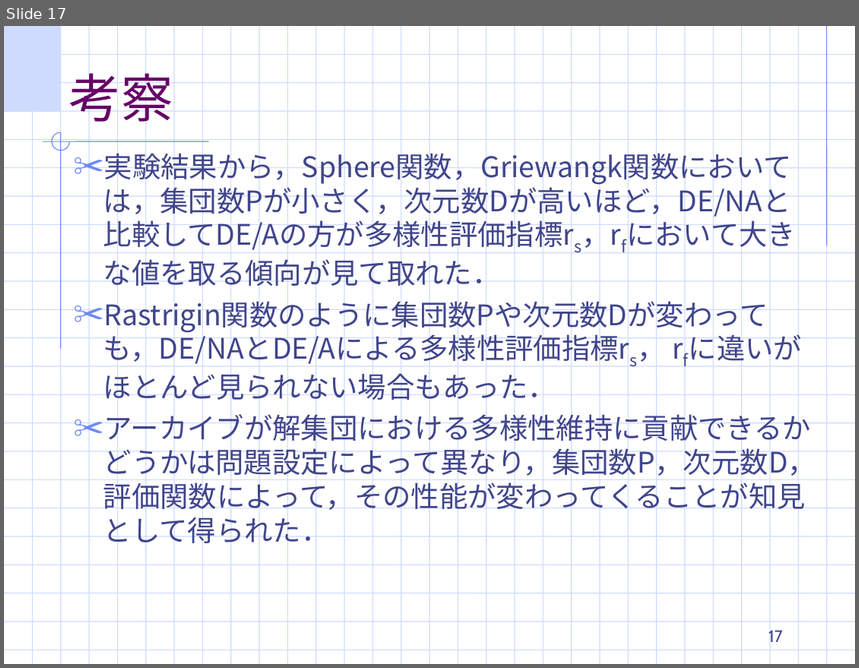
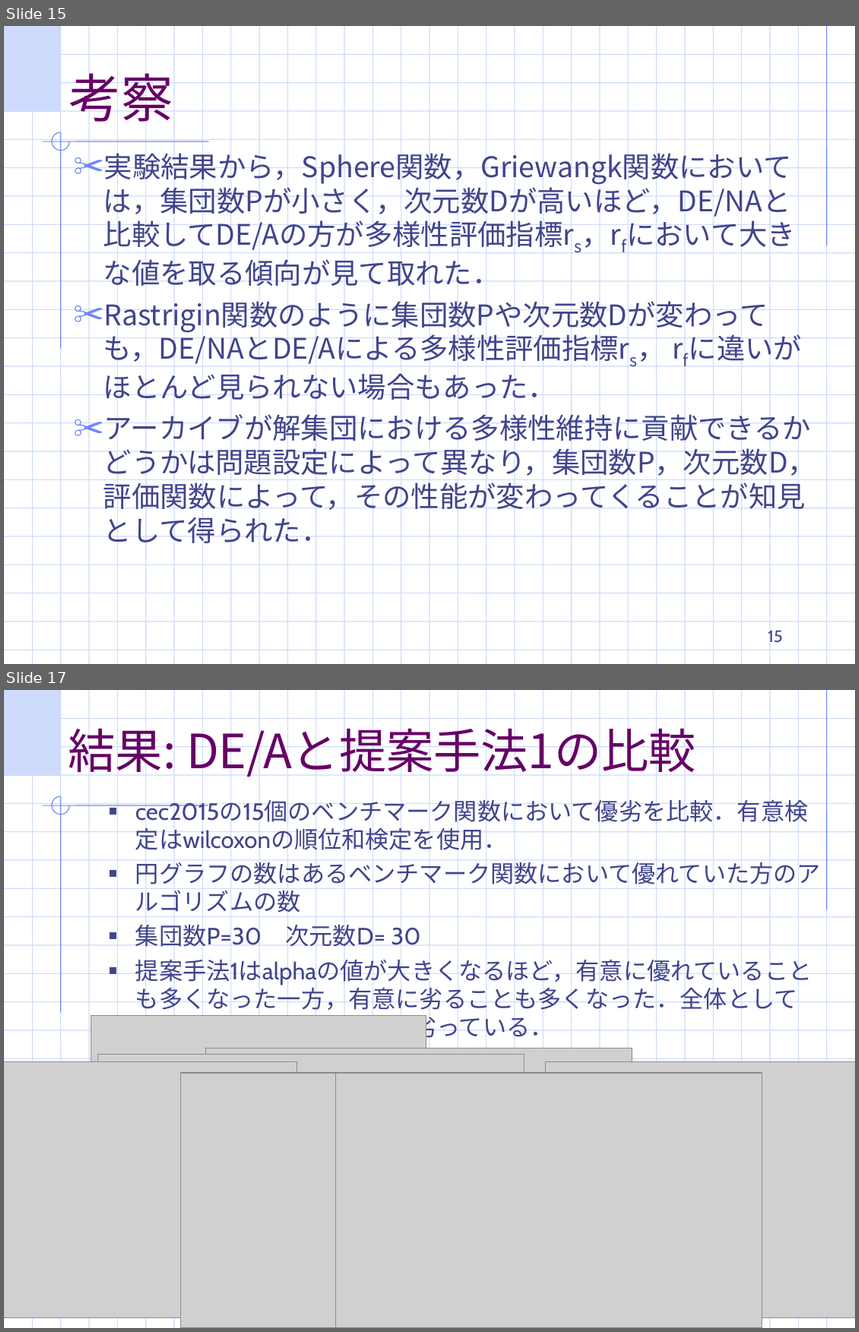
Before and after one commit to TakefumiYamamura/labolatry, a slide deck: 適応DE最終ゼミ発表.ppt. Shown one above the other, each under a label of ours: slide 17 before the commit, slides 15 and 17 after it; the slides between them are not shown. The pictures are 859x668 and 859x1332 pixels, drawn with LibreOffice and Linux fonts; fonts in the diff are those of the drawing; grey boxes stand for pictures; background and template pictures are left out. Boxes give left, top, right and bottom in pixels: in the first picture for what was removed or moved away, otherwise in the second. Text is boxed around its words. In the diff, an @@ line names an element or a change of style, - is before the commit and + after.

```diff
--- a/適応DE最終ゼミ発表.ppt
+++ b/適応DE最終ゼミ発表.ppt
@@ slide 17 added at [4,690,855,1328], background #FFFFFF; not listed: 56 template elements that a slide beside it also shows @@
@@ title added at [69,721,696,780], 40 pt, text #660066 @@
+結果: DE/Aと提案手法1の比較
@@ text added at [135,799,821,1043], 20 pt, text #40458C @@
+  ■ cec2015の15個のベンチマーク関数において優劣を比較．有意検定はwilcoxonの順位和検定を使用．
+  ■ 円グラフの数はあるベンチマーク関数において優れていた方のアルゴリズムの数
+  ■ 集団数P=30 次元数D= 30
+  ■ 提案手法1はalphaの値が大きくなるほど，有意に優れていることも多くなった一方，有意に劣ることも多くなった．全体としては，DE/Aより提案手法1は劣っている．
@@ picture added at [91,1016,427,1267] @@
@@ picture added at [98,1054,525,1310] @@
@@ picture added at [205,1049,633,1312] @@
@@ picture added at [4,1062,297,1319] @@
@@ picture added at [181,1073,508,1328] @@
@@ picture added at [336,1073,762,1328] @@
@@ picture added at [545,1062,855,1319] @@
@@ what was slide 17 is now slide 15 @@
@@ page number at [768,630,782,643]: text changed @@
-17
+15
```
Also in this commit, not shown: 16 slides changed, 3 other slides added, 2 slides removed.
